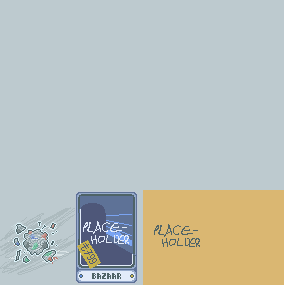
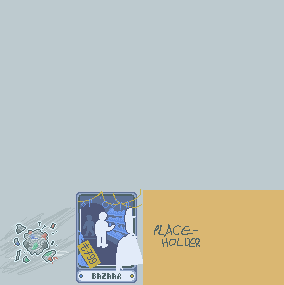
Revision of a layered 284px x 285px image; what changed, layer by layer:
hid "\ #142" over [83, 221, 129, 244]
added layer "\ #155" in group "Layer Group #29" over [81, 241, 87, 265]
added layer "\ #147" in group "Layer Group #28" over [94, 207, 132, 245]
added layer "\ #144" in group "Layer Group #28" over [95, 208, 143, 276]
added layer "\ #154" in group "Layer Group #28" over [81, 208, 127, 265]
added layer "\ #148" in group "Layer Group #28" over [78, 230, 106, 267]
painted on "Layer #9" over [81, 197, 132, 240]
added layer "\ #149" in group "Layer Group #28" over [81, 197, 132, 236]
painted on "Layer #8" over [78, 189, 142, 218]
